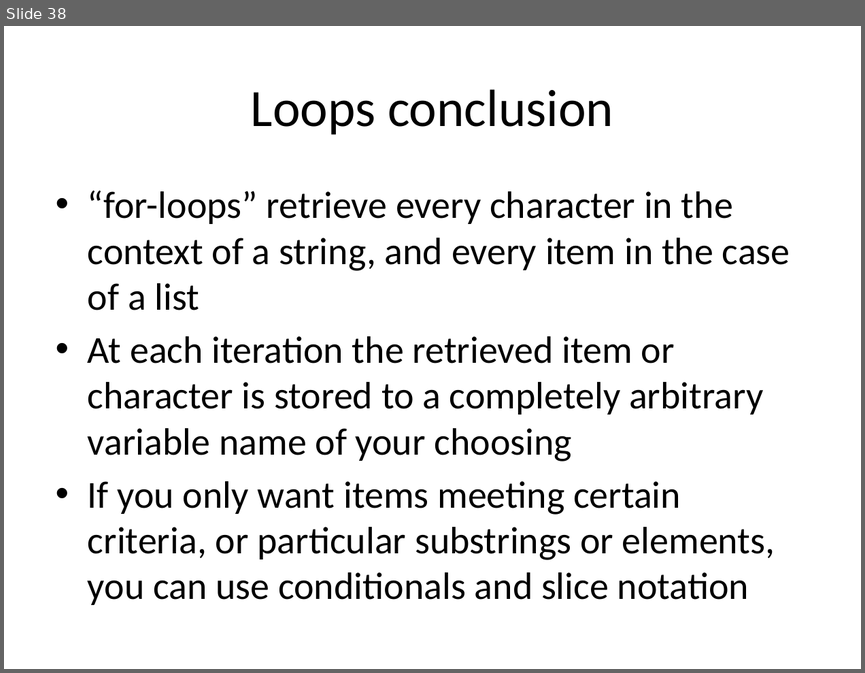
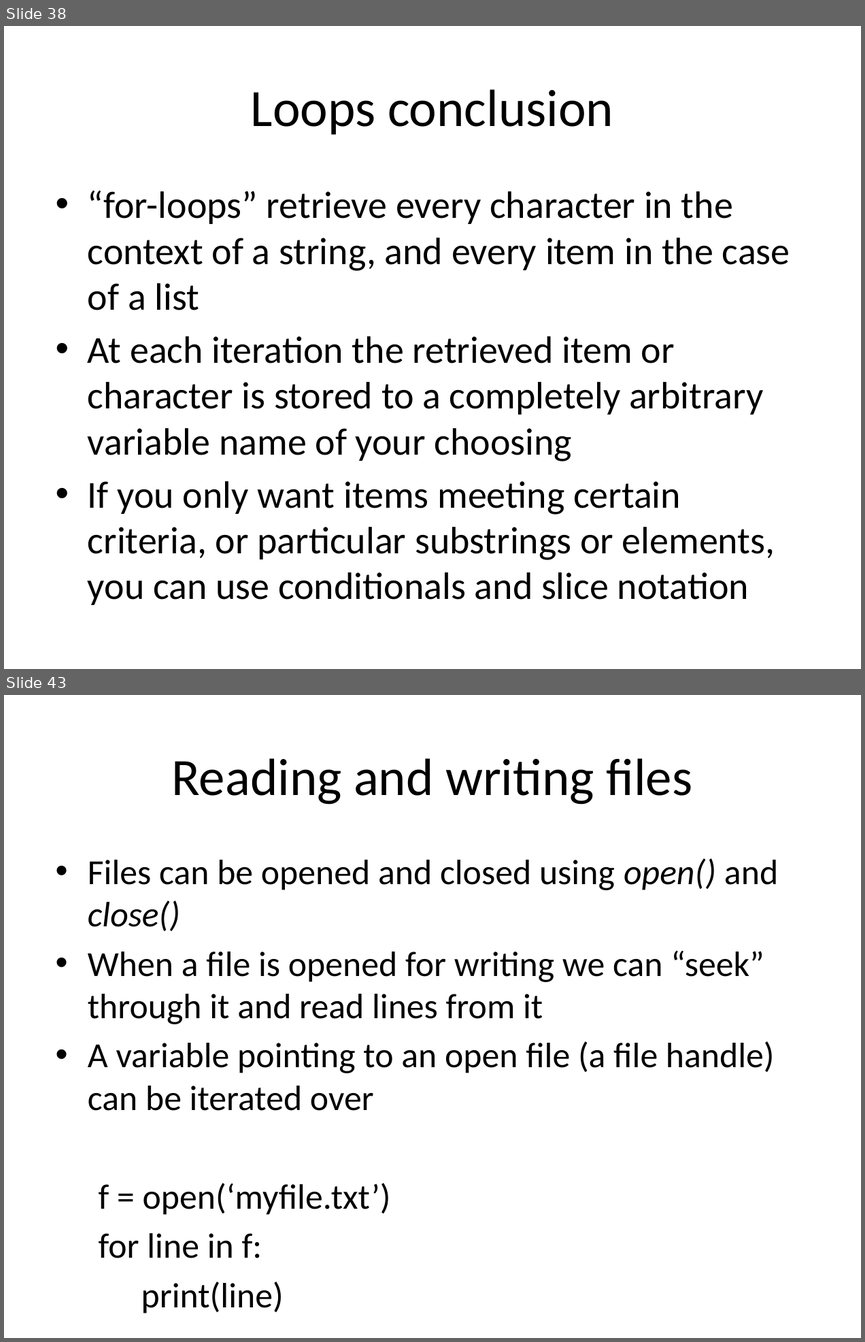
Before and after one commit to GSBS-Bootstrappers/bootstrappers-courses, a slide deck: python1/Python_I/Python I.pptx. Shown one above the other, each under a label of ours: slide 38 before the commit, slides 38 and 43 after it; the slides between them are not shown. The pictures are 865x673 and 865x1342 pixels, drawn with LibreOffice and Linux fonts; fonts in the diff are those of the drawing. Boxes give left, top, right and bottom in pixels: in the first picture for what was removed or moved away, otherwise in the second. Text is boxed around its words. In the diff, an @@ line names an element or a change of style, - is before the commit and + after.

```diff
--- a/python1/Python_I/Python I.pptx
+++ b/python1/Python_I/Python I.pptx
@@ slide 43 added at (4, 695, 861, 1338), background #FFFFFF @@
@@ title added at (171, 758, 692, 804), 44 pt, text #000000 @@
+Reading and writing files
@@ text added at (88, 858, 778, 1258), 29.6 pt, text #000000 @@
+• Files can be opened and closed using open() and close()
+• When a file is opened for writing we can “seek” through it and read lines from it
+• A variable pointing to an open file (a file handle) can be iterated over
+f = open(‘myfile.txt’)
+for line in f:
+print(line)
```
Also in this commit, not shown: 8 other slides added, 1 other file.
